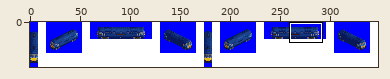
Sprite sheet: gfx_vox/Locomotive_Diesel/BR52_Western/BR52_Western_BRBlue_Small_Yellow_1x_8bpp.png. Above, an overview of the earlier version with the close-up marked.
Close-up. The starting point:
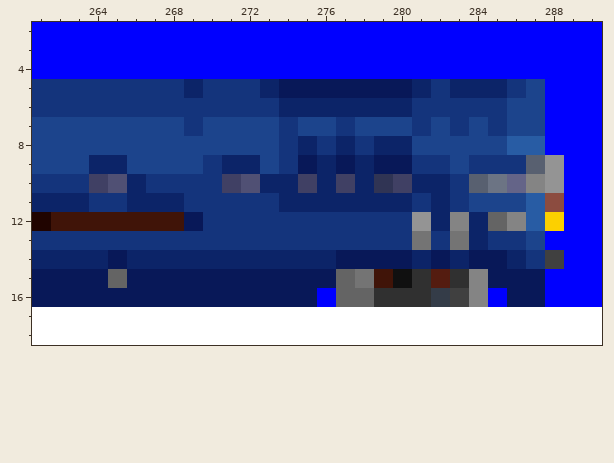
The file is 348x45 pixels. Colours within 5 levels of each other are drawn and written as one. Shown: x 261..290, y 2..18. The commit also changed other parts of the picture, which this record leaves out.
Now the later version:
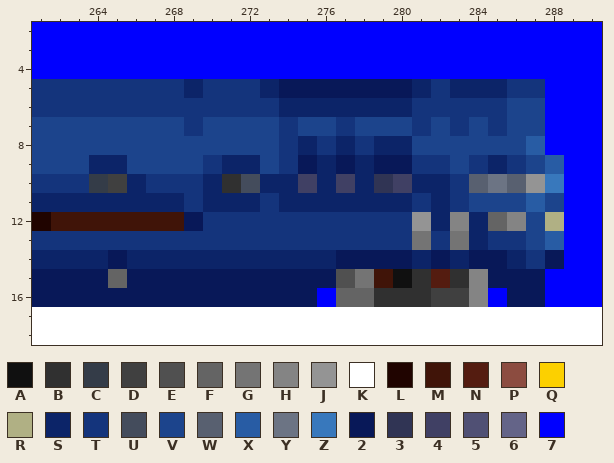
Palette (. is transparent): A #101010  B #303030  C #343c48  D #404040  E #505050  F #646464  G #747474  H #848484  J #949494  K #ffffff  L #200400  M #401408  N #541c10  P #8c4c40  Q #fcd000  R #b0b084  S #0c2468  T #14347c  U #444c5c  V #1c448c  W #586070  X #285ca4  Y #6c7484  Z #3878bc  2 #081858  3 #303454  4 #404064  5 #505074  6 #646488  7 #0000ff
Changes in this commit:
Changed rows in their new state; - is an unchanged pixel.
first column x 264:
 5 -----------------------T-
 8 ----------------------V--
 9 ---------------------S-VX
10 CD----SBU-------------WJZ
11 SS----SSS---------------V
12 -----------------------VR
13 ------------------------X
14 ------------------------2
15 -------------E-----------
16 ------------------D------
Boxes around the changes in both close-ups, in picture pixels (x1, y1, x2, y2):
changed: (431, 79, 564, 307)
changed: (89, 174, 127, 212)
changed: (203, 174, 260, 212)
changed: (336, 269, 355, 288)
